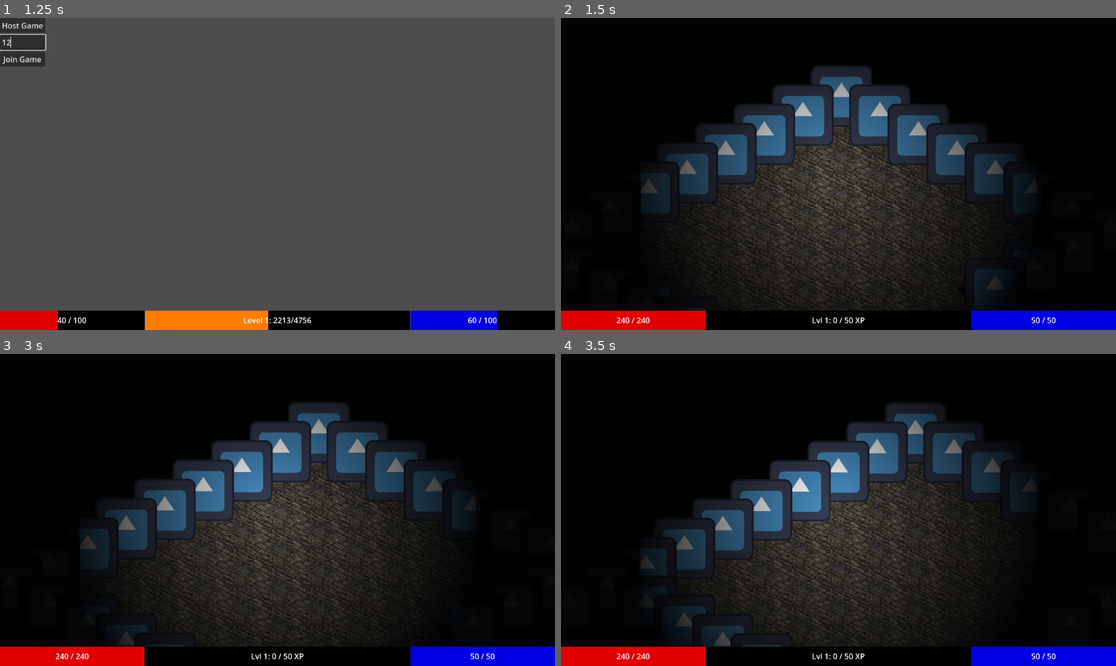
Above: before the commit, frames 1-4 (two rows, left to right).
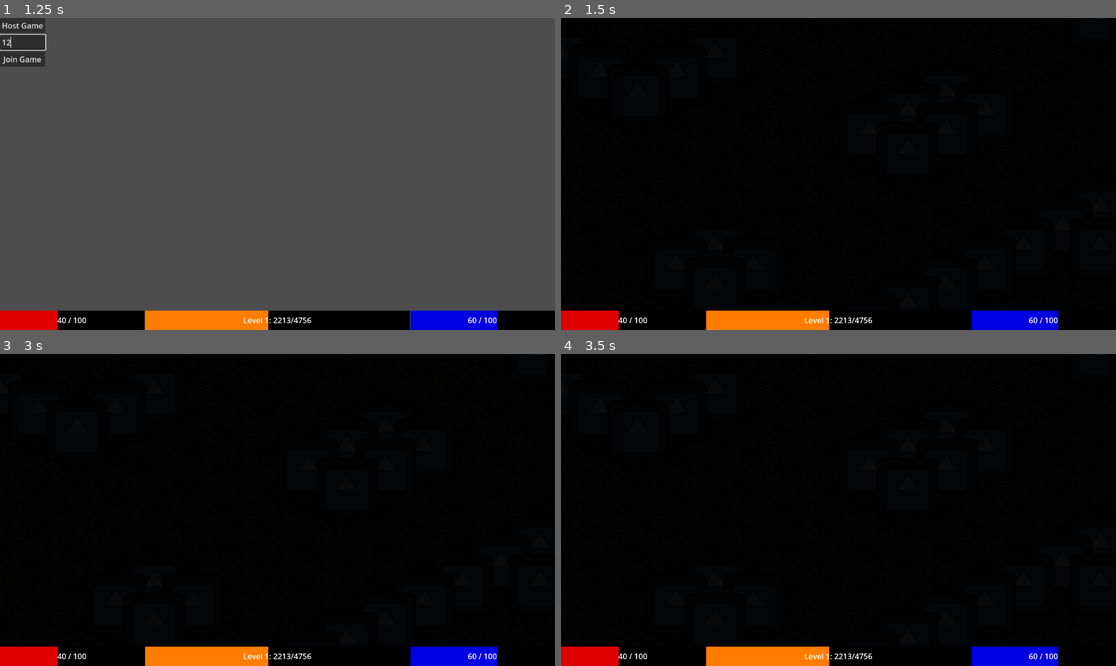
Above: after the commit, the same moments.

Repository: PietPadda/Godot_2D_ARPG
Game: Godot game, scene res://scenes/world/world.tscn
The game is run twice, just before and just after one commit, with the same random seed, the same clock (stepped at 60 frames per second) and the same inputs. The engine's default icon, where the game draws it, is replaced by a stand-in: a white triangle on a blue panel in a dark square.
Inputs (mouse positions are in pixels of both pictures, inside the frame that each line leads up to):
- Up to frame 1 (1.25 s): click (22, 42) at 0.52 s; type "12" at 0.6 s
- Up to frame 2 (1.5 s): click "Host Game" at 1.25 s
- Up to frame 3 (3 s): tap Enter at 2 s; move the mouse to (399, 494) at 2.02 s; hold E (interact) 2.03-2.78 s; click (399, 494) at 2.17 s; tap F2 (debug_respawn_enemies) at 2.75 s; move the mouse to (166, 525) at 2.77 s; click (166, 525) at 2.85 s
- Up to frame 4 (3.5 s): no input

Frame 1 is identical in both runs. In frame 2, 34% of the frame differs, in the area x 10-100%, y 15-100%; in frame 3, 33%; in frame 4, 32%.
Error after the commit: Attempt to call function 'has_node' in base 'null instance' on a null instance. (res://scripts/levels/base_level.gd:60)

Commit message:
feat(core): create LevelManager service locator for decoupled level access

Diff:
--- a/project.godot
+++ b/project.godot
@@ -27,6 +27,7 @@
 Scene="*res://scripts/core/scene_manager.gd"
 NetworkManager="*res://scripts/core/network_manager.gd"
 DebugManager="*res://scripts/core/debug_manager.gd"
+LevelManager="*res://scripts/core/level_manager.gd"
 
 [input]
 
--- a/scenes/levels/main.tscn
+++ b/scenes/levels/main.tscn
@@ -44,6 +44,12 @@
 position = Vector2(1668, 347)
 target_scene_path = "uid://d3xic0inlmby0"
 
+[node name="PlayerSpawner" type="MultiplayerSpawner" parent="."]
+_spawnable_scenes = PackedStringArray("uid://c04jx6vcgex1j")
+spawn_path = NodePath("../PlayerContainer")
+
+[node name="PlayerContainer" type="Node2D" parent="."]
+
 [node name="PlayerSpawnPoints" type="Node2D" parent="."]
 
 [node name="PlayerSpawnPoint1" type="Marker2D" parent="PlayerSpawnPoints"]
@@ -58,6 +64,12 @@
 [node name="PlayerSpawnPoint4" type="Marker2D" parent="PlayerSpawnPoints"]
 position = Vector2(175, -94)
 
+[node name="EnemySpawner" type="MultiplayerSpawner" parent="."]
+_spawnable_scenes = PackedStringArray("uid://dg2sqch3jtd3h")
+spawn_path = NodePath("../EnemyContainer")
+
+[node name="EnemyContainer" type="Node2D" parent="."]
+
 [node name="EnemySpawnPoints" type="Node2D" parent="."]
 
 [node name="EnemySpawnPoint1" type="Marker2D" parent="EnemySpawnPoints"]
@@ -603,5 +615,17 @@
 [node name="EnemySpawnPoint181" type="Marker2D" parent="EnemySpawnPoints"]
 position = Vector2(-2887, 899)
 
+[node name="LootSpawner" type="MultiplayerSpawner" parent="."]
+_spawnable_scenes = PackedStringArray("uid://boxuys3wl2v3p")
+spawn_path = NodePath("../LootContainer")
+
+[node name="LootContainer" type="Node2D" parent="."]
+
+[node name="ProjectileSpawner" type="MultiplayerSpawner" parent="."]
+_spawnable_scenes = PackedStringArray("uid://dfce8t7pklgpr")
+spawn_path = NodePath("../ProjectileContainer")
+
+[node name="ProjectileContainer" type="Node2D" parent="."]
+
 [node name="CanvasModulate" type="CanvasModulate" parent="."]
 color = Color(0.039215688, 0.039215688, 0.039215688, 1)
--- a/scenes/levels/town.tscn
+++ b/scenes/levels/town.tscn
@@ -33,6 +33,12 @@
 [node name="ShopNpc" parent="." instance=ExtResource("7_0x67q")]
 position = Vector2(1270, 152)
 
+[node name="PlayerSpawner" type="MultiplayerSpawner" parent="."]
+_spawnable_scenes = PackedStringArray("uid://c04jx6vcgex1j")
+spawn_path = NodePath("../PlayerContainer")
+
+[node name="PlayerContainer" type="Node2D" parent="."]
+
 [node name="PlayerSpawnPoints" type="Node2D" parent="."]
 
 [node name="PlayerSpawnPoint1" type="Marker2D" parent="PlayerSpawnPoints"]
@@ -47,5 +53,11 @@
 [node name="PlayerSpawnPoint4" type="Marker2D" parent="PlayerSpawnPoints"]
 position = Vector2(1069, 594)
 
+[node name="LootSpawner" type="MultiplayerSpawner" parent="."]
+_spawnable_scenes = PackedStringArray("uid://boxuys3wl2v3p")
+spawn_path = NodePath("../LootContainer")
+
+[node name="LootContainer" type="Node2D" parent="."]
+
 [node name="CanvasModulate" type="CanvasModulate" parent="."]
 color = Color(0.3137255, 0.3137255, 0.3137255, 1)
--- a/scenes/world/world.tscn
+++ b/scenes/world/world.tscn
@@ -10,27 +10,3 @@
 [node name="HUD" parent="." instance=ExtResource("1_dphjl")]
 
 [node name="LevelContainer" type="Node" parent="." groups=["level_container"]]
-
-[node name="PlayerSpawner" type="MultiplayerSpawner" parent="."]
-_spawnable_scenes = PackedStringArray("uid://c04jx6vcgex1j")
-spawn_path = NodePath("../PlayerContainer")
-
-[node name="PlayerContainer" type="Node2D" parent="."]
-
-[node name="EnemySpawner" type="MultiplayerSpawner" parent="."]
-_spawnable_scenes = PackedStringArray("uid://dg2sqch3jtd3h")
-spawn_path = NodePath("../EnemyContainer")
-
-[node name="EnemyContainer" type="Node2D" parent="."]
-
-[node name="LootSpawner" type="MultiplayerSpawner" parent="."]
-_spawnable_scenes = PackedStringArray("uid://boxuys3wl2v3p")
-spawn_path = NodePath("../LootContainer")
-
-[node name="LootContainer" type="Node2D" parent="."]
-
-[node name="ProjectileSpawner" type="MultiplayerSpawner" parent="."]
-_spawnable_scenes = PackedStringArray("uid://dfce8t7pklgpr")
-spawn_path = NodePath("../ProjectileContainer")
-
-[node name="ProjectileContainer" type="Node2D" parent="."]
--- /dev/null
+++ b/scripts/core/level_manager.gd
@@ -0,0 +1,15 @@
+# scripts/core/level_manager.gd
+# A service locator for providing global access to the active level.
+extends Node
+
+var current_level: Node = null
+
+# Called by a level scene when it becomes ready.
+func register_active_level(level: Node) -> void:
+	current_level = level
+
+# Any script can call this to get a safe reference to the current level.
+func get_current_level() -> Node:
+	if not is_instance_valid(current_level):
+		push_error("LevelManager: Attempted to get the level, but none is registered!")
+	return current_level
--- a/scripts/core/network_manager.gd
+++ b/scripts/core/network_manager.gd
@@ -61,13 +61,13 @@
 		return
 
 	print("Player connected: %d" % id)
-	players[id] = { "name": "Player " + str(id) }
-	player_connected.emit(id)
+	# THE FIX: The server NO LONGER tries to spawn the player here.
+	# It only tells the client which scene to load.
 
-	# THE FIX: We remove the spawn request. The server's only job is to tell the new
-	# client what the current level is. The client will ask to be spawned once it's ready.
-	var current_scene_path = Scene.current_level.scene_file_path
-	Scene.transition_to_scene.rpc_id(id, current_scene_path)
+	# Find the current scene the server is in.
+	var current_scene_path = get_tree().current_scene.scene_file_path
+	# Tell ONLY the new client to load that scene.
+	_client_load_scene.rpc_id(id, current_scene_path)
 
 func _on_peer_disconnected(id: int):
 	print("Player disconnected: %d" % id)
@@ -84,3 +84,10 @@
 
 # --- Private Functions ---
 # We DELETE the entire _spawn_player(id) function from this script.
+
+# --- RPCs ---
+# RPC for the server to call on a client.
+@rpc("authority")
+func _client_load_scene(scene_path: String):
+	# The client receives the command and changes scenes.
+	get_tree().change_scene_to_file(scene_path)
--- a/scripts/levels/base_level.gd
+++ b/scripts/levels/base_level.gd
@@ -22,6 +22,9 @@
 var current_player_spawn_index: int = 0
 
 func _ready() -> void:
+	# Announce to our new service that this is the active level.
+	LevelManager.register_active_level(self)
+
 	# When the level loads, tell the GridManager about our tilemaps.
 	Grid.register_level_tilemaps(floor_tilemap, wall_tilemap)
 
@@ -35,15 +38,13 @@
 	# REMOVE the connection to the old NetworkManager signal.
 	# NetworkManager.player_spawn_requested.connect(_on_player_spawn_requested)
 
-	# If we are the server, we are ready, so spawn ourselves.
+	# THE FIX: Implement the handshake.
 	if multiplayer.is_server():
-		# The server is ready, so it spawns itself immediately.
+		# The server is ready, so it can spawn itself.
 		_on_player_spawn_requested(1)
 	else:
-		# A client is ready, so it waits a frame to be safe,
-		# then calls a new RPC to ask the server to spawn its character.
-		await get_tree().process_frame
-		server_spawn_my_player.rpc_id(1)
+		# The client has loaded the level. Now, tell the server it's ready for content.
+		server_confirm_level_loaded.rpc_id(1)
 
 #	# Listen for the signal to start the cleanup process.
 #	EventBus.server_requesting_transition.connect(_on_server_requesting_transition)
@@ -126,3 +127,18 @@
 	var client_id = multiplayer.get_remote_sender_id()
 	print("[SERVER] Received spawn request from client %s." % client_id)
 	_on_player_spawn_requested(client_id)
+
+# NEW RPC for the client to call on the server.
+@rpc("any_peer", "call_local")
+func server_confirm_level_loaded():
+	# This function only runs on the server.
+	var client_id = multiplayer.get_remote_sender_id()
+	print("[SERVER] Client %s confirmed level loaded. Spawning entities for them." % client_id)
+
+	# Now it's safe to spawn the existing host player for the new client.
+	_on_player_spawn_requested(1)
+
+	# And now it's safe to spawn the new client's own player.
+	_on_player_spawn_requested(client_id)
+
+	# In the future, we'll also spawn existing enemies here.
Not shown, added: scripts/core/level_manager.gd.uid
